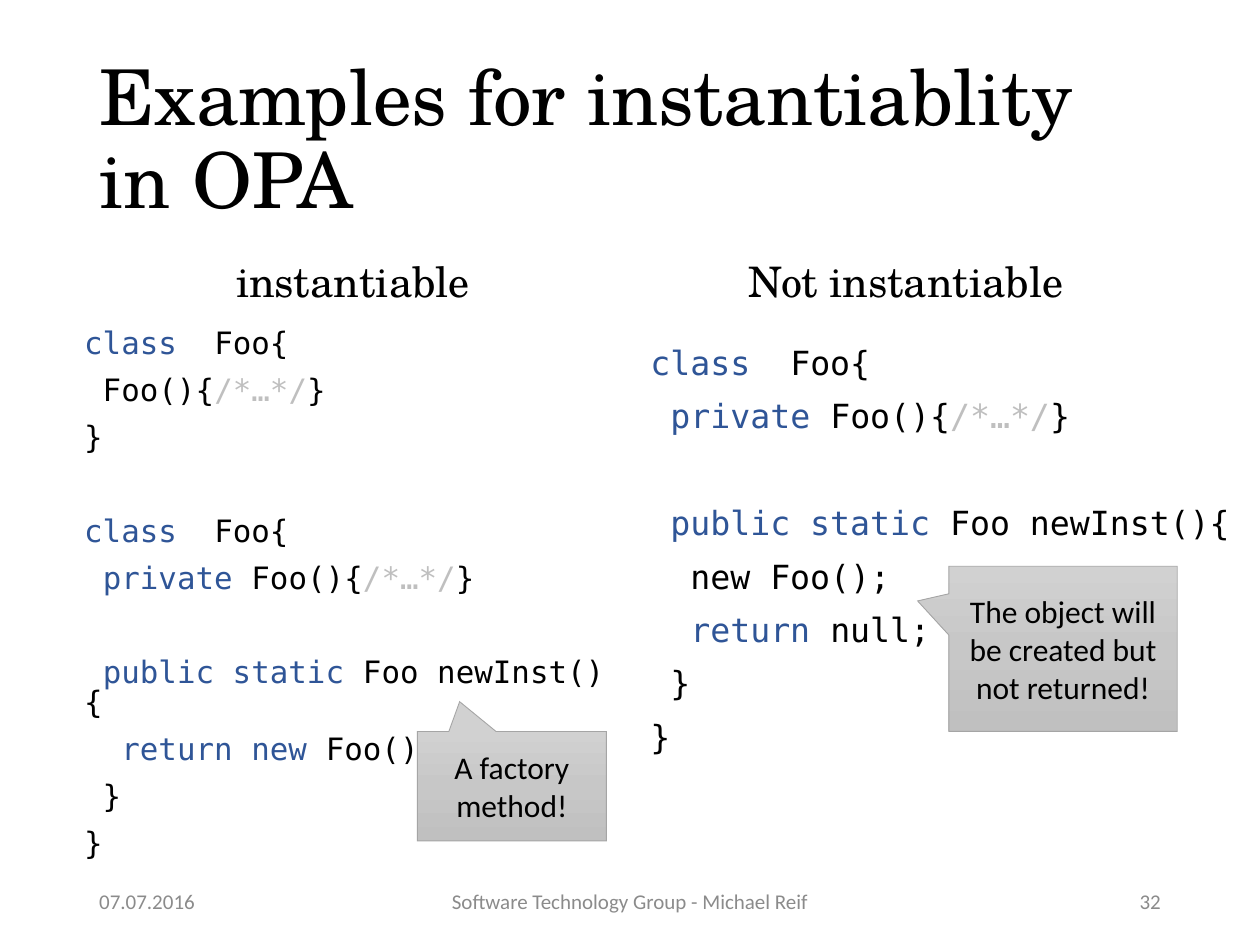
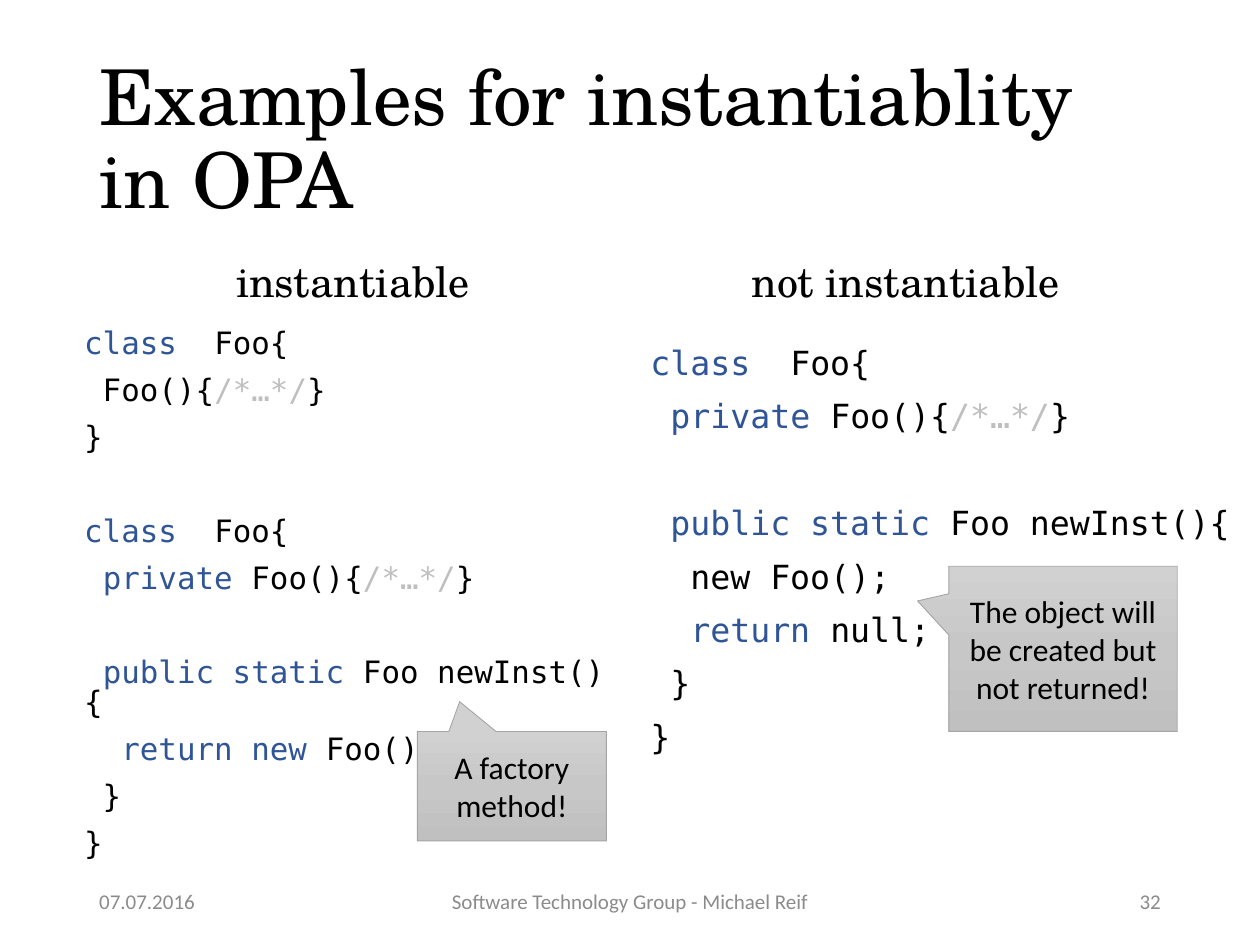
Before and after one commit to stg-tud/apsa, a slide deck: slide 32 of 2016/lecture/APSA-13-LibCG.pptx. Drawn at 1260x945 pixels with LibreOffice and Linux fonts; fonts in the diff are those of the drawing. Boxes give left, top, right and bottom in pixels: in the first picture for what was removed or moved away, otherwise in the second. Text is boxed around its words. In the diff, an @@ line names an element or a change of style, - is before the commit and + after.

```diff
--- a/2016/lecture/APSA-13-LibCG.pptx
+++ b/2016/lecture/APSA-13-LibCG.pptx
@@ text at (752, 266, 1060, 298): text changed @@
-Not instantiable
+not instantiable
```
Also in this commit, not shown: 5 other slides changed, 1 other file.
